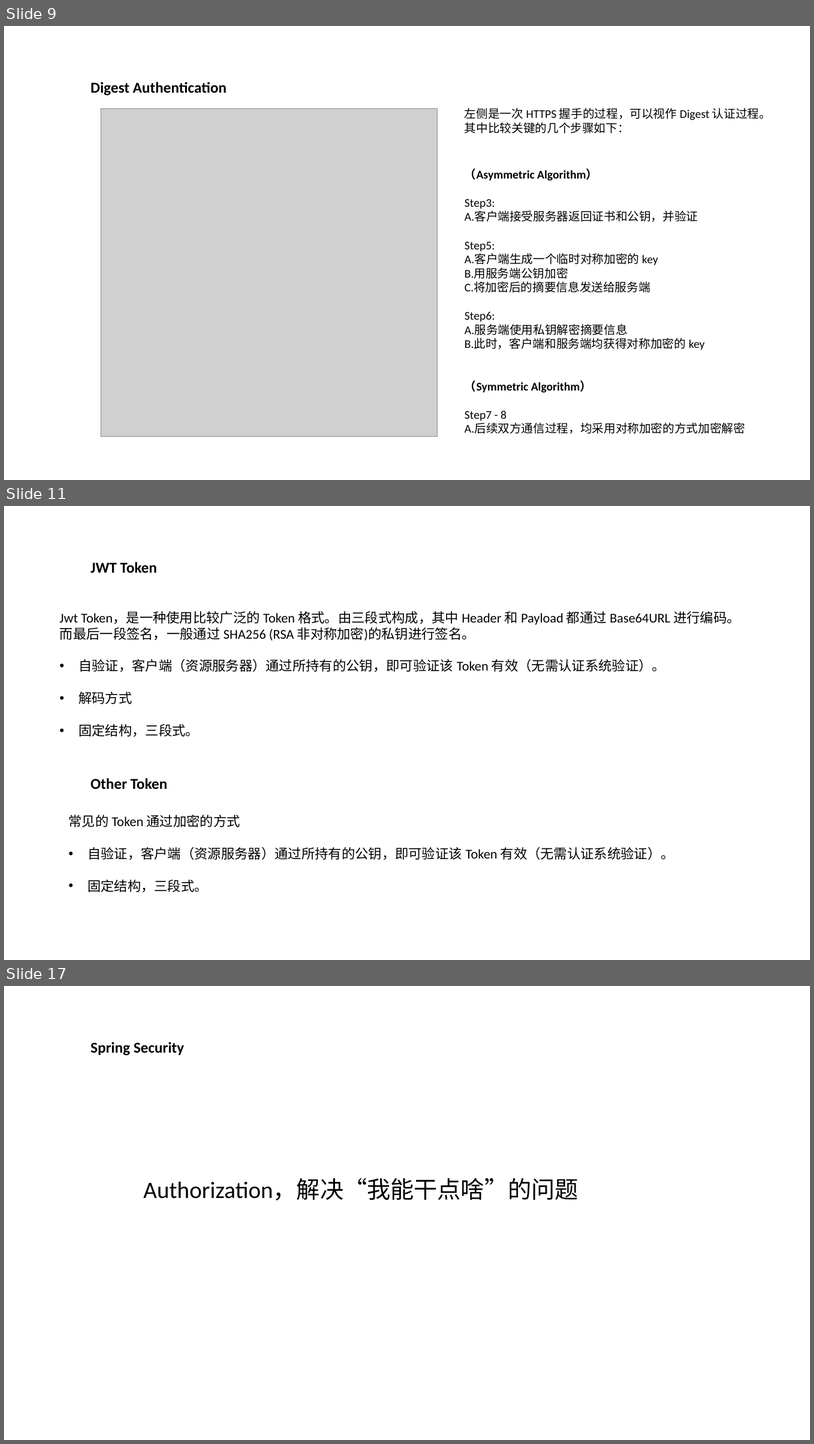
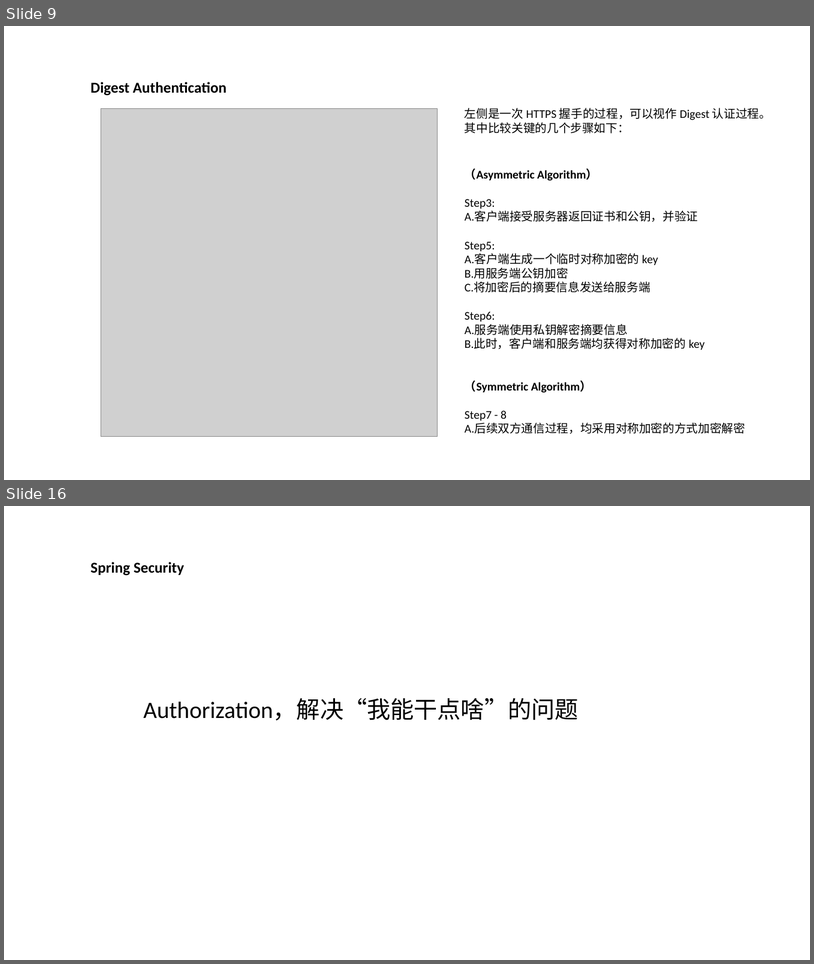
Before and after one commit to plumnx/DIALY, a slide deck: 2020-7-13-----Spring Security Report/Spring Security.pptx. Shown one above the other, each under a label of ours: slides 9, 11 and 17 before the commit, slides 9 and 16 after it; the slides between them are not shown. The pictures are 814x1444 and 814x964 pixels, drawn with LibreOffice and Linux fonts; fonts in the diff are those of the drawing; grey boxes stand for pictures. Boxes give left, top, right and bottom in pixels: in the first picture for what was removed or moved away, otherwise in the second. Text is boxed around its words. In the diff, an @@ line names an element or a change of style, - is before the commit and + after.

```diff
--- a/2020-7-13-----Spring Security Report/Spring Security.pptx
+++ b/2020-7-13-----Spring Security Report/Spring Security.pptx
@@ slide 11 removed at (x1=4, y1=506, x2=810, y2=960), background #FFFFFF @@
@@ text removed at (x1=90, y1=562, x2=157, y2=573) @@
-JWT Token
@@ text removed at (x1=60, y1=611, x2=741, y2=737) @@
-Jwt Token，是一种使用比较广泛的 Token 格式。由三段式构成，其中 Header 和 Payload 都通过 Base64URL 进行编码。而最后一段签名，一般通过 SHA256 (RSA 非对称加密)的私钥进行签名。
-• 自验证，客户端（资源服务器）通过所持有的公钥，即可验证该 Token 有效（无需认证系统验证）。
-• 解码方式
-• 固定结构，三段式。
@@ text removed at (x1=90, y1=778, x2=167, y2=789) @@
-Other Token
@@ text removed at (x1=69, y1=814, x2=675, y2=892) @@
-常见的 Token 通过加密的方式
-• 自验证，客户端（资源服务器）通过所持有的公钥，即可验证该 Token 有效（无需认证系统验证）。
-• 固定结构，三段式。
@@ what was slide 17 is now slide 16 @@
```
Also in this commit, not shown: 13 slides changed, 3 slides added, 3 other slides removed.
